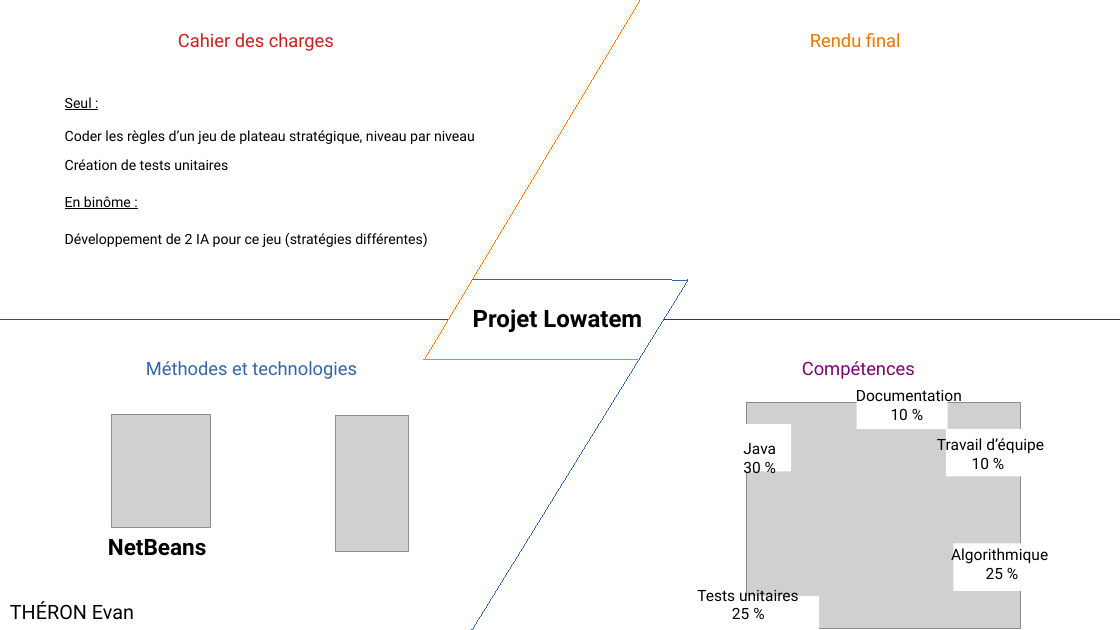
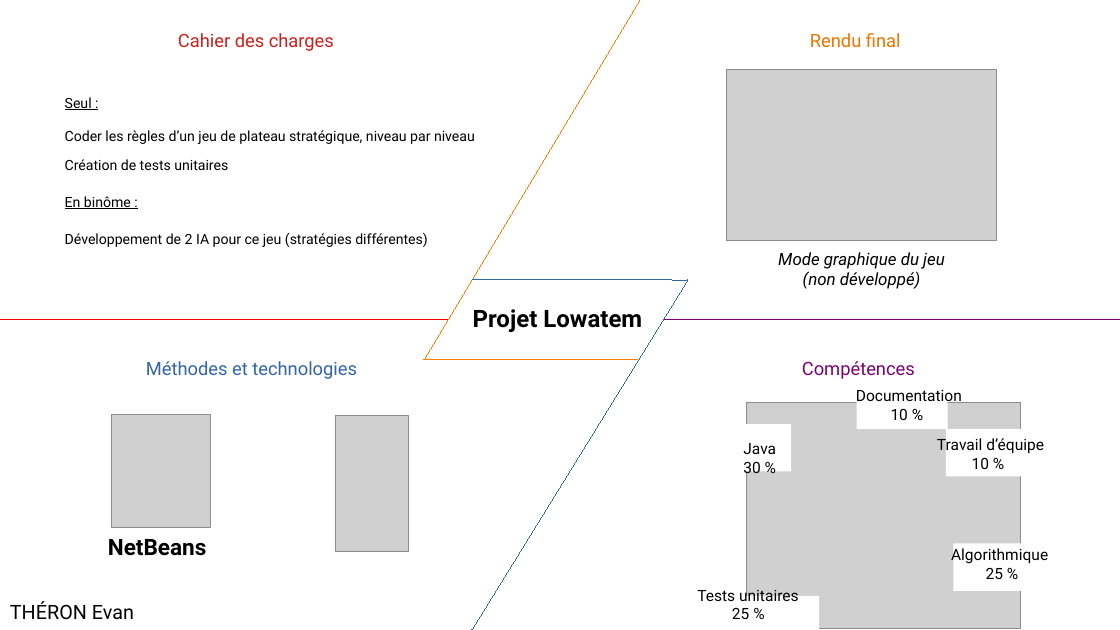
Before and after one commit to evtheron/portfolio, a slide deck: slide 1 of code/RetEx/Projet_Lowatem_RetEx.odp. Drawn at 1120x630 pixels with LibreOffice and Linux fonts; fonts in the diff are those of the drawing; grey boxes stand for pictures. Boxes give left, top, right and bottom in pixels: in the first picture for what was removed or moved away, otherwise in the second. Text is boxed around its words. In the diff, an @@ line names an element or a change of style, - is before the commit and + after.

```diff
--- a/code/RetEx/Projet_Lowatem_RetEx.odp
+++ b/code/RetEx/Projet_Lowatem_RetEx.odp
@@ picture added at (728,70,997,241) @@
@@ text added at (778,252,945,289), 12 pt, text #000000, italic @@
+Mode graphique du jeu
+(non développé)
```
Also in this commit, not shown: 11 other files.
